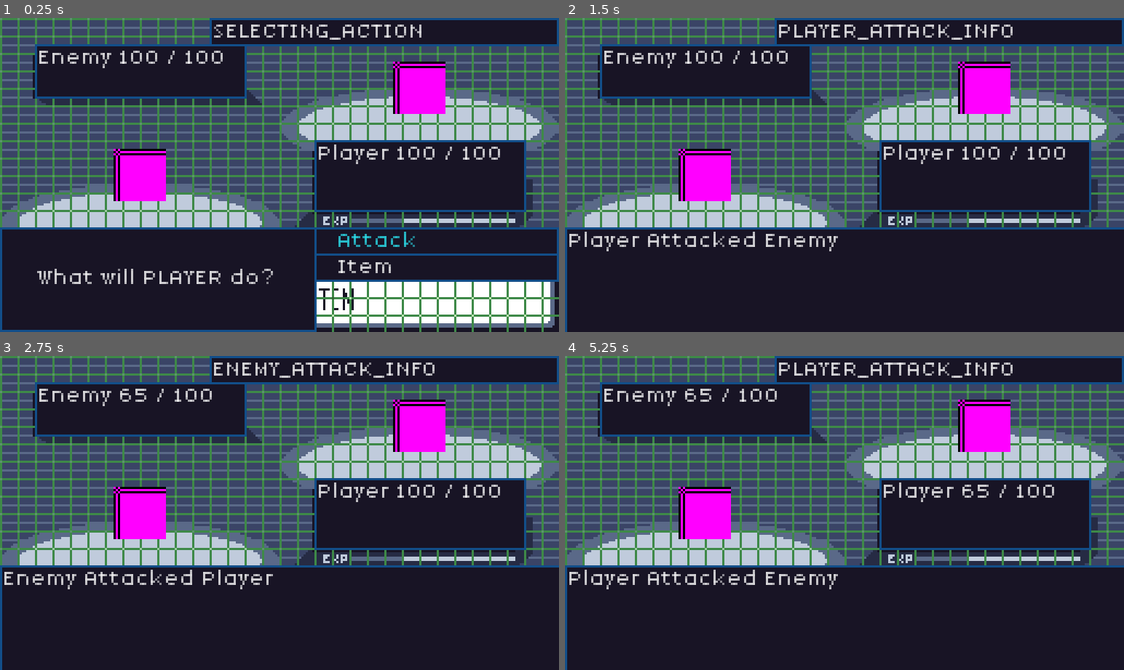
Above: before the commit, frames 1-4 (two rows, left to right).
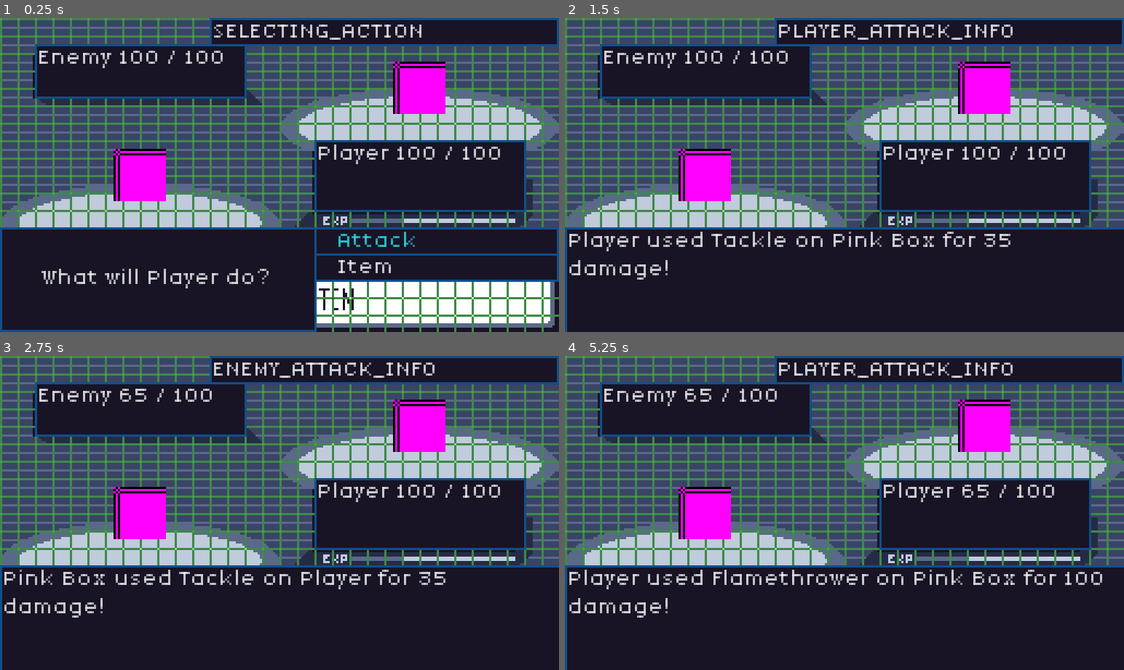
Above: after the commit, the same moments.

Repository: JakeTaussig/rpg-rougelike
Game: Godot game, scene res://scenes/battle.tscn
Same seed, same stepped clock (60 frames per second), same inputs: the game is played once before the commit and once after it.
Inputs:
- Up to frame 1 (0.25 s): no input
- Up to frame 2 (1.5 s): click "Attack" at 0.5 s; click "Tackle" at 1.25 s
- Up to frame 3 (2.75 s): click "Continue" at 2 s
- Up to frame 4 (5.25 s): click "Continue" at 2.75 s; click "Item" at 3.5 s; click "Attack" at 4.25 s; click "Flamethrower" at 5 s

The runs differ from the first frame. In frame 1, 0.8% of the frame differs, in the area x 6-49%, y 79-87%; in frame 2, 1.3%; in frame 3, 1.6%, in the area x 0-80%, y 68-84%; in frame 4, 1.5%.

Commit message:
Updated battling text

Diff:
--- a/scenes/battle.tscn
+++ b/scenes/battle.tscn
@@ -94,6 +94,7 @@
 mouse_filter = 1
 theme = ExtResource("2_p1qf1")
 text = "Player Attacked Enemy"
+autowrap_mode = 2
 
 [node name="ContinueButton" type="Button" parent="BottomBar/BattleStatus"]
 unique_name_in_owner = true
@@ -136,6 +137,7 @@
 [node name="Enemy" parent="Enemies" instance=ExtResource("5_lpir7")]
 unique_name_in_owner = true
 position = Vector2(192, 32)
+character_name = "Pink Box"
 
 [node name="StateDisplay" type="Label" parent="."]
 unique_name_in_owner = true
--- a/scripts/battle.gd
+++ b/scripts/battle.gd
@@ -16,11 +16,12 @@
 		%MovesMenu.get_child(i).text = %Player.moves[i].move_name
 
 	if battle_participants[turn_order_index].is_player:
-		_update_state(State.SELECTING_ACTION)
+		_update_state(State.SELECTING_ACTION, "What will %s do?" % %Player.character_name)
 	else:
 		_update_state(State.ENEMY_ATTACK)
 
-func _update_state(new_state: State):
+# The label_text can be turned into an Array of strings if we end up needing to pass multiple messages.
+func _update_state(new_state: State, label_text: String = ""):
 	var old_state = state
 	state = new_state
 
@@ -40,23 +41,26 @@
 	if state == State.SELECTING_ACTION:
 		%PlayerPrompt.visible = true
 		#%PlayerPrompt.size.x = 255
-		%PlayerPrompt.text = "What will PLAYER do?"
+		%PlayerPrompt.text = label_text
 		%Action.visible = true
 		%Action.get_child(0).grab_focus()
 	elif state == State.SELECTING_ATTACK:
 		%MovesMenu.visible = true
 		%MovesMenu.get_child(0).grab_focus()
 	elif state == State.ENEMY_ATTACK:
-		%Enemy.use_move(0, %Player)
-		_update_state(State.ENEMY_ATTACK_INFO)
+		var results = %Enemy.use_move(0, %Player)
+		var used_move_name = results[0].move_name
+		var damage = results[1]
+		var message = "%s used %s on %s for %d damage!" % [%Enemy.character_name, used_move_name, %Player.character_name, damage]
+		_update_state(State.ENEMY_ATTACK_INFO, message)
 	elif state == State.PLAYER_ATTACK_INFO:
 		%BattleStatus.visible = true
-		%BattleStatus.text = "Player Attacked Enemy"
+		%BattleStatus.text = label_text
 		%ContinueButton.visible = true
 		%ContinueButton.grab_focus()
 	elif state == State.ENEMY_ATTACK_INFO:
 		%BattleStatus.visible = true
-		%BattleStatus.text = "Enemy Attacked Player"
+		%BattleStatus.text = label_text
 		%ContinueButton.visible = true
 		%ContinueButton.grab_focus()
 
@@ -69,8 +73,11 @@
 	battle_participants.sort_custom(func(a, b): return a.speed - b.speed)
 
 func _on_move_pressed(index: int) -> void:
-	%Player.use_move(index, %Enemy)
-	_update_state(State.PLAYER_ATTACK_INFO)
+	var results = %Player.use_move(index, %Enemy)
+	var used_move_name = results[0].move_name
+	var damage = results[1]
+	var message = "%s used %s on %s for %d damage!" % [%Player.character_name, used_move_name, %Enemy.character_name, damage]
+	_update_state(State.PLAYER_ATTACK_INFO, message)
 
 func _render_hp() -> void:
 	%EnemyPanel.text = "Enemy " + str(%Enemy.hp) + " / " + str(%Enemy.max_hp)
@@ -80,7 +87,7 @@
 	if state == State.PLAYER_ATTACK_INFO:
 		_update_state(State.ENEMY_ATTACK)
 	elif state == State.ENEMY_ATTACK_INFO:
-		_update_state(State.SELECTING_ACTION)
+		_update_state(State.SELECTING_ACTION, "What will %s do?" % %Player.character_name)
 
 func _on_attack_pressed() -> void:
 	if state == State.SELECTING_ACTION:
--- a/scripts/battle_participant.gd
+++ b/scripts/battle_participant.gd
@@ -1,6 +1,7 @@
 extends Node2D
 class_name BattleParticipant
 
+@export var character_name: String = "Player"
 @export var max_hp: int = 100:
 	set(new_health):
 		max_hp = max(1, new_health)
@@ -35,17 +36,20 @@
 func _init():
 	moves = GameManager.moves_list
 
-func use_move(index: int, target: BattleParticipant) -> void:
+func use_move(index: int, target: BattleParticipant) -> Array:
 	var move = moves[index]
 	if move.category == Move.MoveCategory.ATK:
-		_attack(move, target, 1)
+		var damage = _attack(move, target, 1)
+		return [move, damage]
 	elif move.category == Move.MoveCategory.SP_ATK:
-		_attack(move, target, 0)
-
+		var damage = _attack(move, target, 0)
+		return [move, damage]
+	# Placeholder
+	return []
 func increment_health(value: int) -> void:
 	hp += value
 
-func _attack(move: Move, target: BattleParticipant, is_physical: bool):
+func _attack(move: Move, target: BattleParticipant, is_physical: bool) -> int:
 	var power = move.base_power
 	var damage = 0
 	if is_physical:
@@ -55,6 +59,7 @@
 		power = power * sp_atk
 		damage = power / target.sp_def
 	target.hp -= damage
+	return damage
 
 # Called every frame. 'delta' is the elapsed time since the previous frame.
 func _process(delta: float) -> void:
